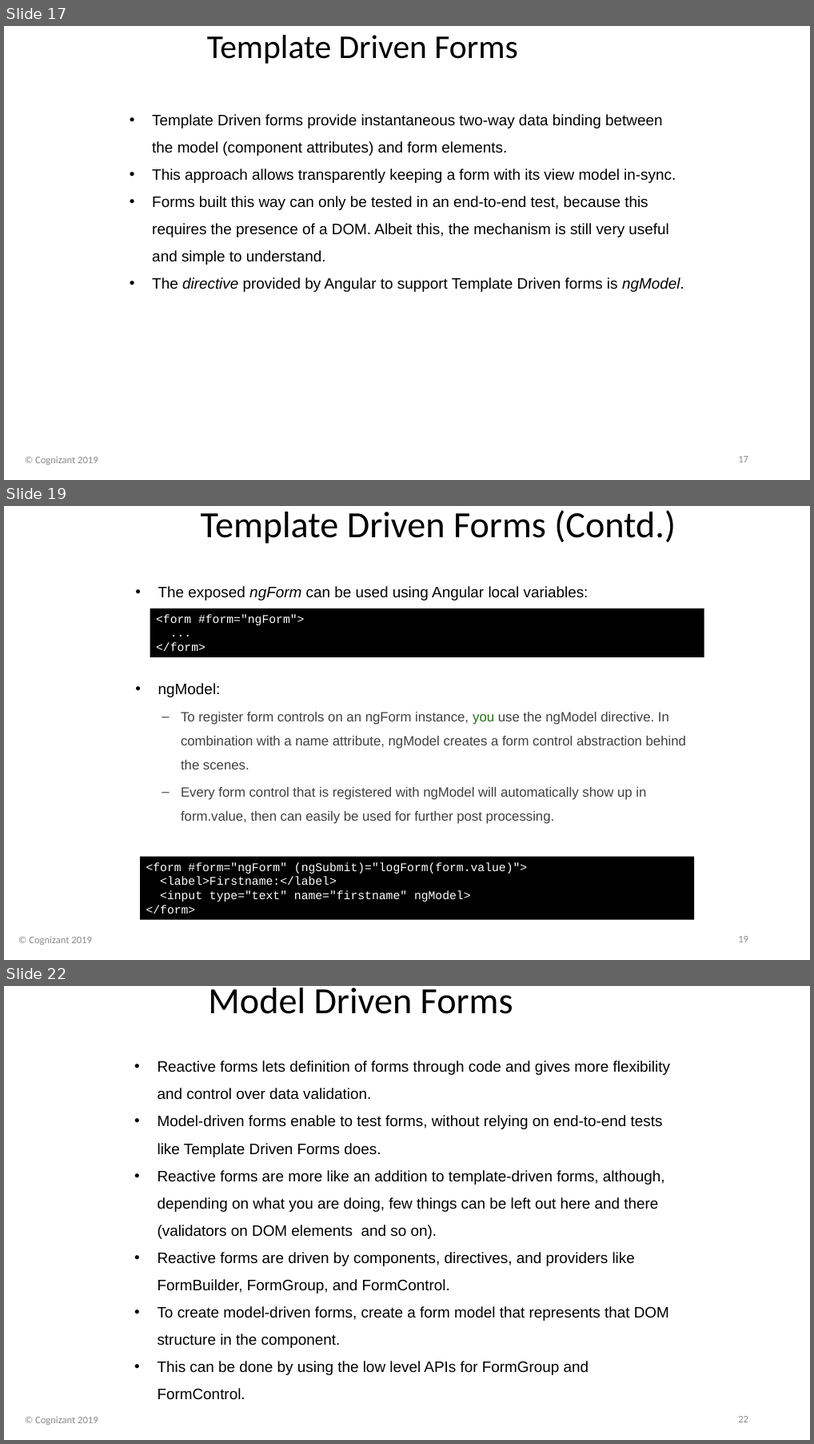
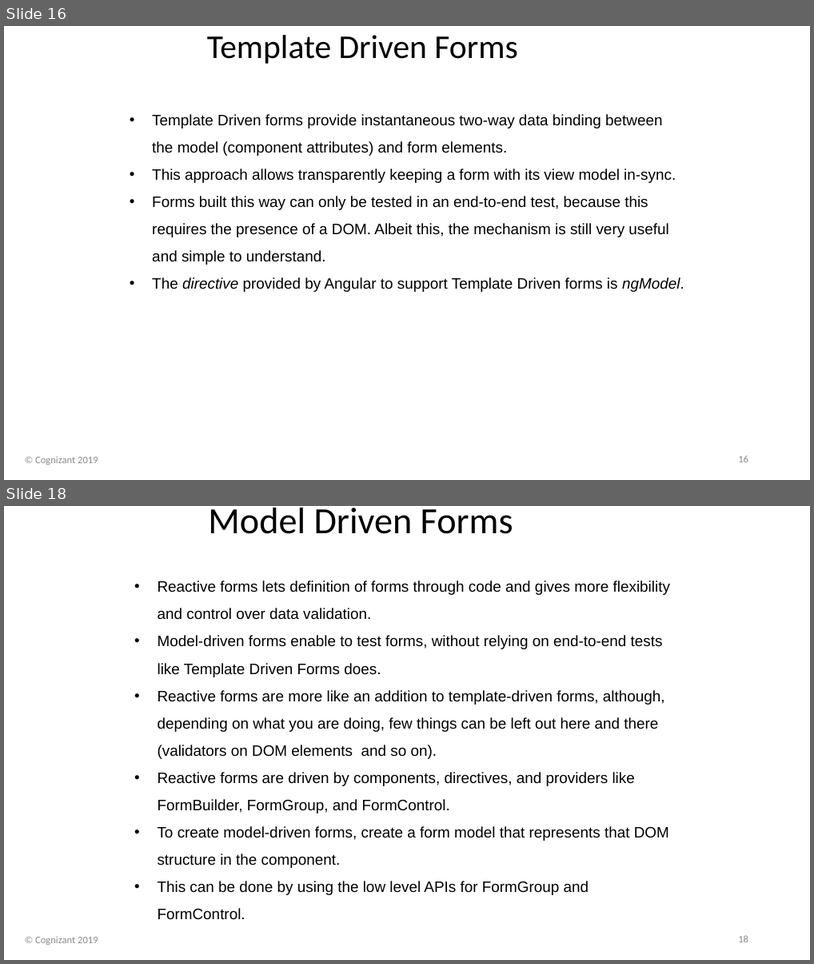
Before and after one commit to davembrownx/PowerPoint-Decks, a slide deck: Angular 8 Day 5 HttpClient, Observables, and Forms.pptx. Shown one above the other, each under a label of ours: slides 17, 19 and 22 before the commit, slides 16 and 18 after it; the slides between them are not shown. The pictures are 814x1444 and 814x964 pixels, drawn with LibreOffice and Linux fonts; fonts in the diff are those of the drawing; background and template pictures are left out. Boxes give left, top, right and bottom in pixels: in the first picture for what was removed or moved away, otherwise in the second. Text is boxed around its words. In the diff, an @@ line names an element or a change of style, - is before the commit and + after.

```diff
--- a/Angular 8 Day 5 HttpClient, Observables, and Forms.pptx
+++ b/Angular 8 Day 5 HttpClient, Observables, and Forms.pptx
@@ slide 19 removed at (x1=4, y1=506, x2=810, y2=960), background picture (left out) @@
@@ title removed at (x1=201, y1=510, x2=676, y2=544) @@
-Template Driven Forms (Contd.)
@@ text removed at (x1=158, y1=586, x2=686, y2=824) @@
-  • The exposed ngForm can be used using Angular local variables:
-• ngModel:
-  – To register form controls on an ngForm instance, you use the ngModel directive. In combination with a name attribute, ngModel creates a form control abstraction behind the scenes.
-  – Every form control that is registered with ngModel will automatically show up in form.value, then can easily be used for further post processing.
@@ rectangle removed at (x1=150, y1=608, x2=705, y2=657) @@
-<form #form="ngForm">
-...
-</form>
@@ rectangle removed at (x1=140, y1=856, x2=695, y2=919) @@
-<form #form="ngForm" (ngSubmit)="logForm(form.value)">
-<label>Firstname:</label>
-<input type="text" name="firstname" ngModel>
-</form>
@@ text removed at (x1=29, y1=936, x2=92, y2=944) @@
-© Cognizant 2019
@@ page number removed at (x1=738, y1=936, x2=749, y2=942) @@
-19
@@ what was slide 17 is now slide 16 @@
@@ page number at (x1=738, y1=455, x2=749, y2=462): text changed @@
-17
+16
@@ what was slide 22 is now slide 18 @@
@@ page number at (x1=738, y1=935, x2=749, y2=942): text changed @@
-22
+18
```
Also in this commit, not shown: 1 slide changed, 3 other slides removed.
